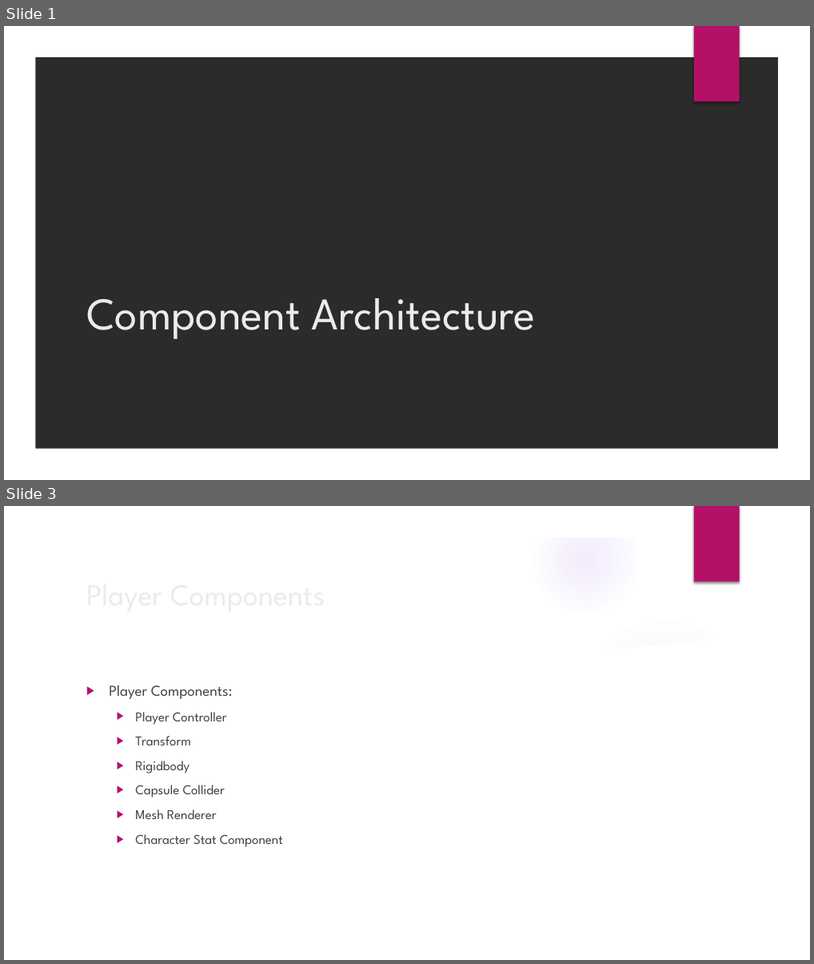
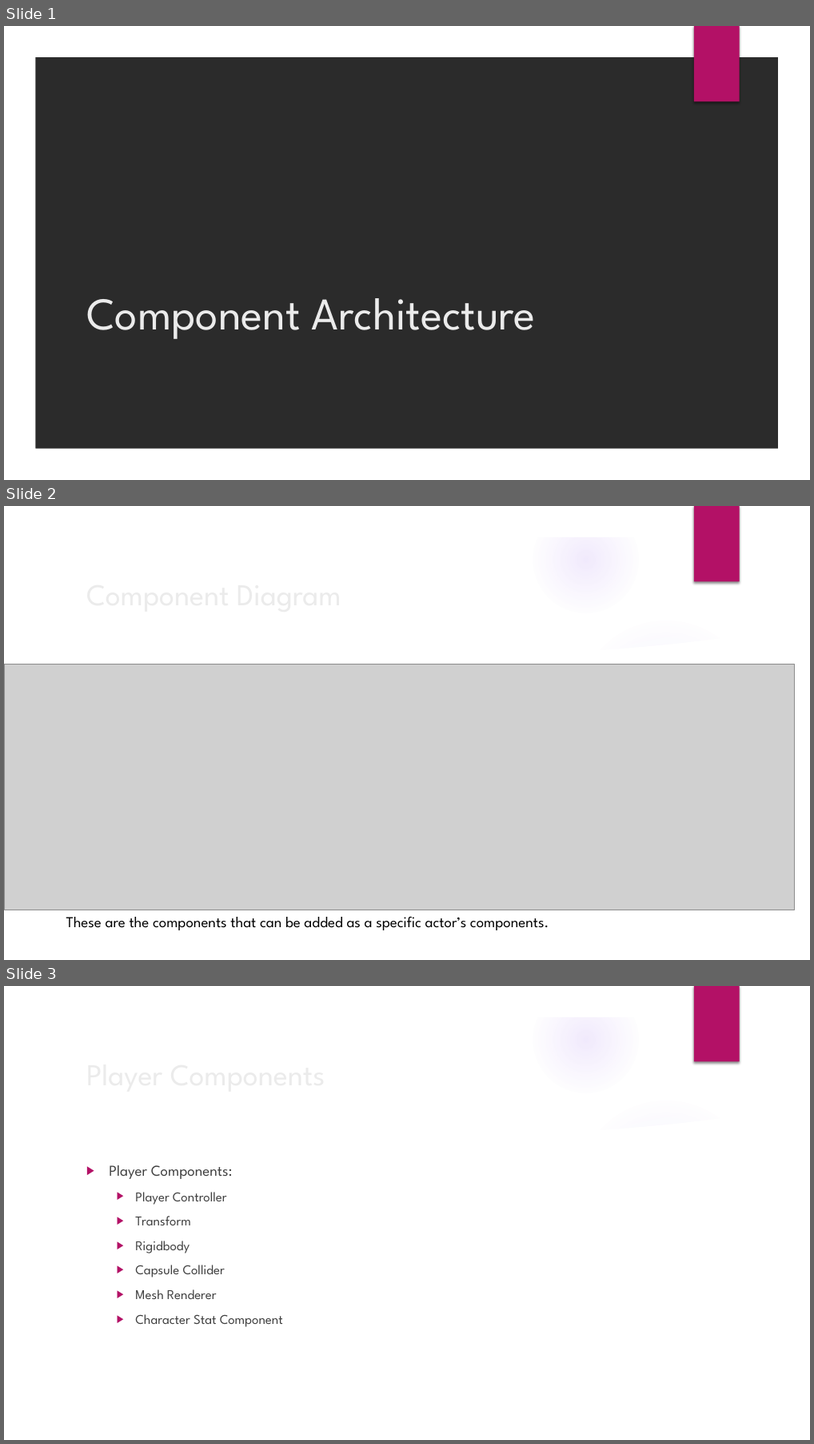
Before and after one commit to BJin2/Coconut, a slide deck: Docs/A1_Part2/Component Architecture.pptx. Shown one above the other, each under a label of ours: slides 1 and 3 before the commit, slides 1, 2 and 3 after it; the slides between them are not shown. The pictures are 814x964 and 814x1444 pixels, drawn with LibreOffice and Linux fonts; fonts in the diff are those of the drawing; grey boxes stand for pictures; background and template pictures are left out; a plain dark background stands for a picture behind light text. Boxes give left, top, right and bottom in pixels: in the first picture for what was removed or moved away, otherwise in the second. Text is boxed around its words. In the diff, an @@ line names an element or a change of style, - is before the commit and + after.

```diff
--- a/Docs/A1_Part2/Component Architecture.pptx
+++ b/Docs/A1_Part2/Component Architecture.pptx
@@ slide 2 added at (4,506,810,960), background picture (left out); not listed: 9 template elements that a slide beside it also shows @@
@@ title added at (80,570,660,616), 36 pt, text #EBEBEB @@
+Component Diagram
@@ picture added at (4,664,795,909) @@
@@ text added at (66,916,550,930), 18 pt, text #000000 @@
+These are the components that can be added as a specific actor’s components.
```
Also in this commit, not shown: 2 slides changed, 2 other slides added, 1 slide removed.
